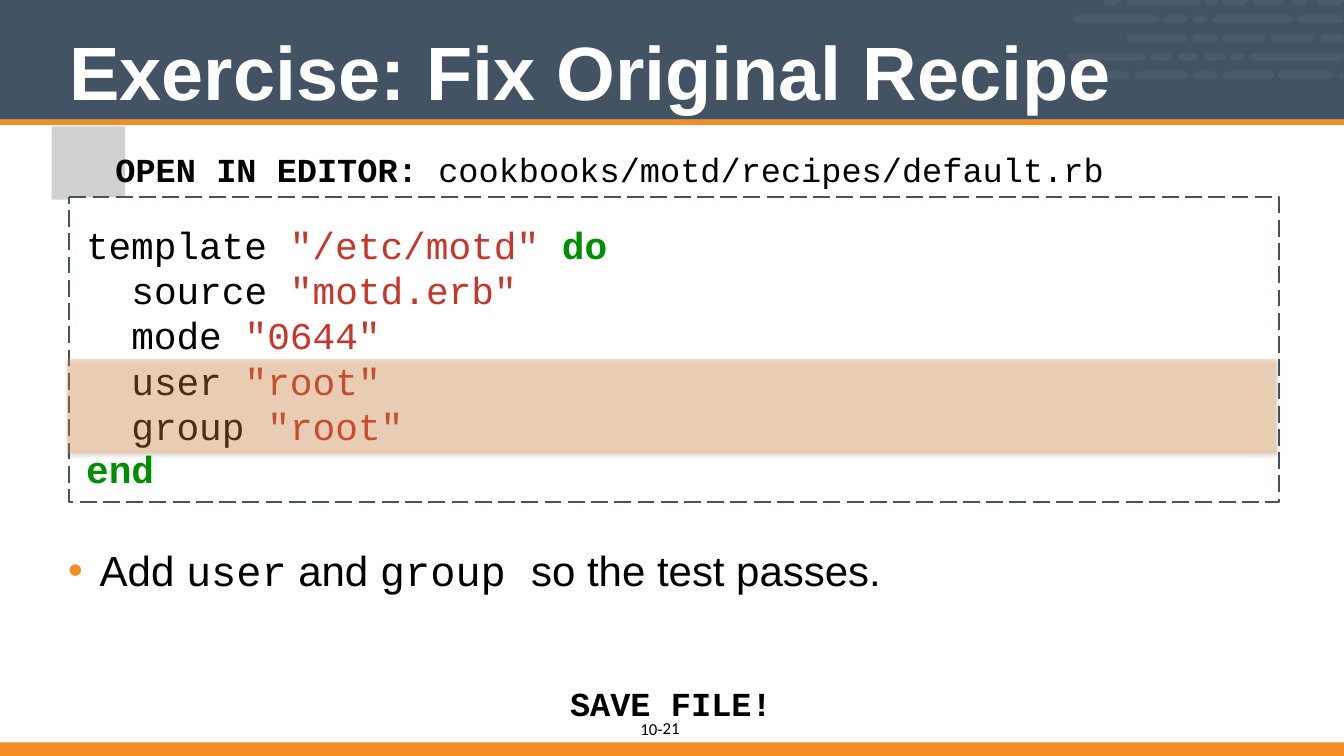
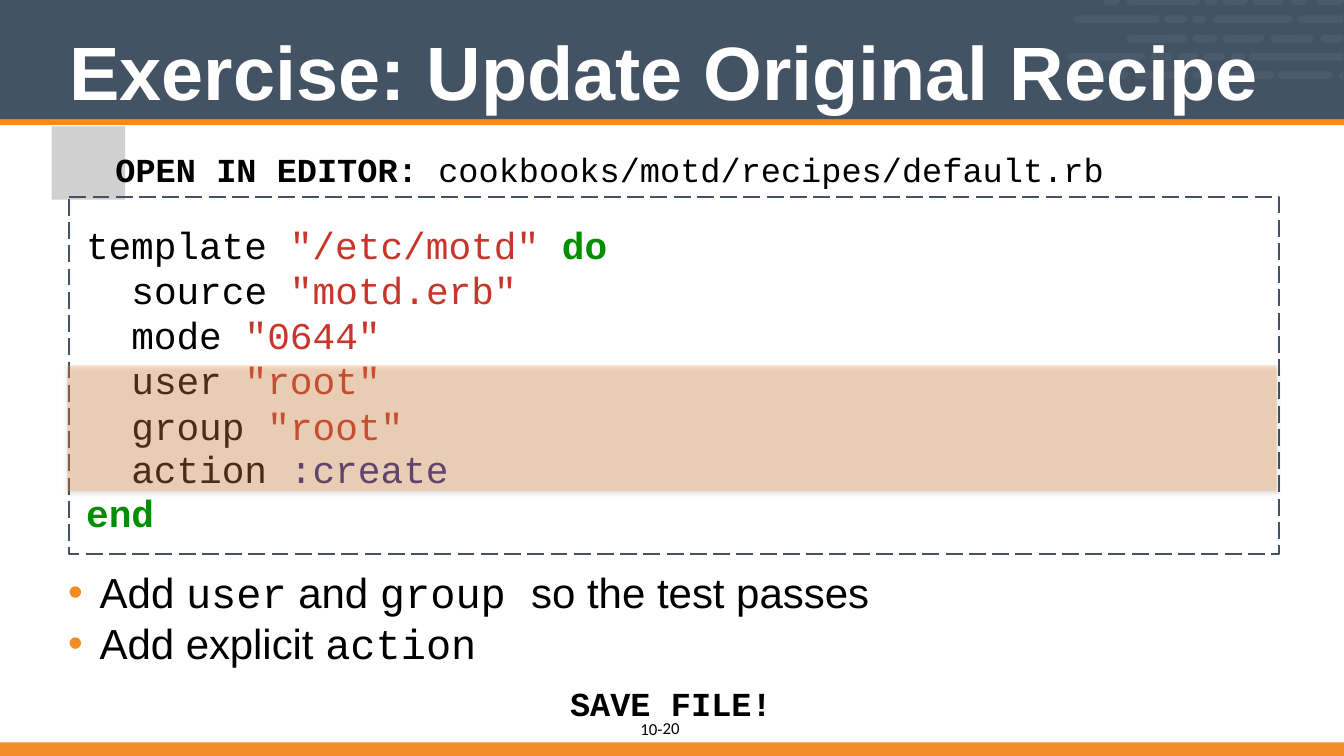
Before and after one commit to vinyar/chef-intermediate, a slide deck: slide 20 of 10-introduction_to_chefspec.pptx (slide 21 before the commit). Drawn at 1344x756 pixels with LibreOffice and Linux fonts; fonts in the diff are those of the drawing; grey boxes stand for pictures. Boxes give left, top, right and bottom in pixels: in the first picture for what was removed or moved away, otherwise in the second. Text is boxed around its words. In the diff, an @@ line names an element or a change of style, - is before the commit and + after.

```diff
--- a/10-introduction_to_chefspec.pptx
+++ b/10-introduction_to_chefspec.pptx
@@ title at bbox=[69, 45, 1258, 114]: text changed @@
-Exercise: Fix Original Recipe
+Exercise: Update Original Recipe
@@ freeform shape: place and size @@
-freeform shape at bbox=[70, 197, 1279, 502]
+freeform shape at bbox=[70, 197, 1279, 554]
@@ freeform shape removed at bbox=[70, 197, 1279, 502] @@
@@ rectangle: place and size @@
-rectangle at bbox=[67, 359, 1277, 454]
+rectangle at bbox=[67, 365, 1277, 491]
@@ text at bbox=[131, 456, 449, 494]: paragraph added @@
+action :create
@@ text at bbox=[100, 577, 869, 667]: text changed @@
-• Add user and group so the test passes.
+• Add user and group so the test passes
+• Add explicit action
@@ page number at bbox=[663, 723, 680, 734]: text changed @@
-21
+20
```
Also in this commit, not shown: 14 other slides changed, 2 slides removed.
